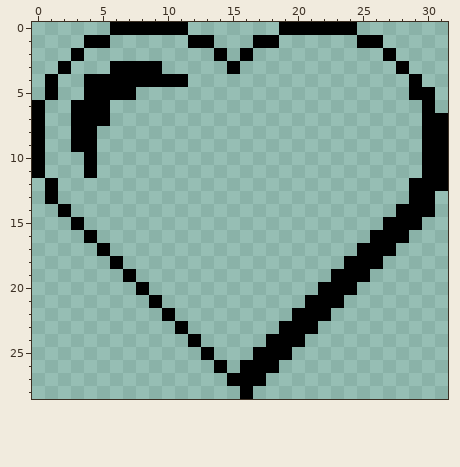
A pixel-art file gets an edit: art/heart-med.aseprite. The first picture shows the starting point.
32x29 pixels, 1 frame.
After:
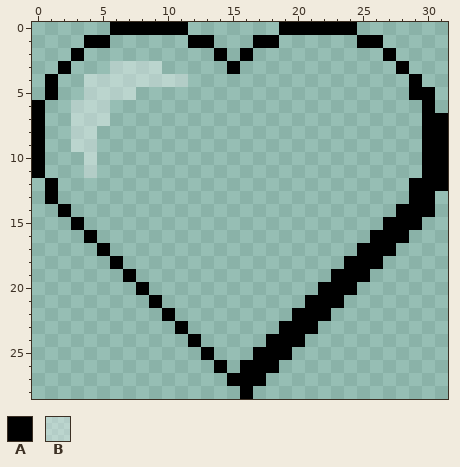
Palette (. is transparent): A #000000  B #ffffff5a
Diff:
Layer "Flattened":
Colour A becomes colour B in row 3 at x 6 to 9; in row 4 at x 4 to 11; in row 5 at x 4 to 7; in rows 6 to 7 at x 3 to 5; in rows 8 to 9 at x 3 to 4; in rows 10 to 11 at x 4.
Where, in picture pixels (left, top, right, bottom), the same in both pictures:
changed: (71, 61, 188, 178)
